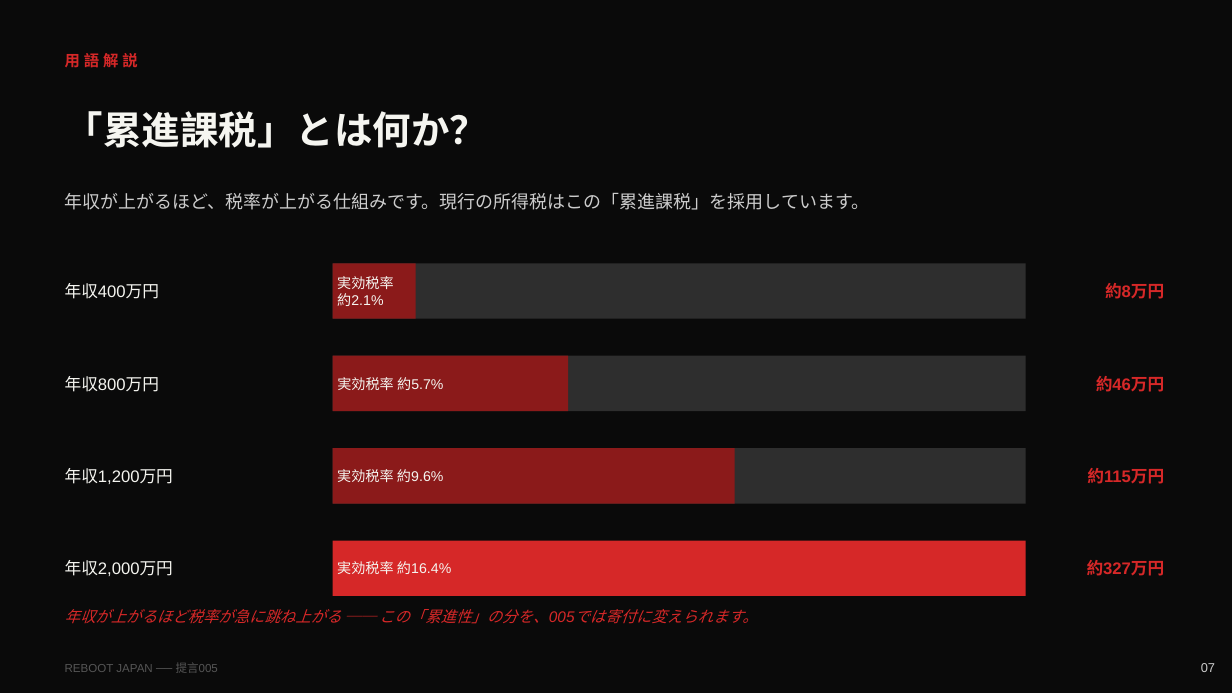
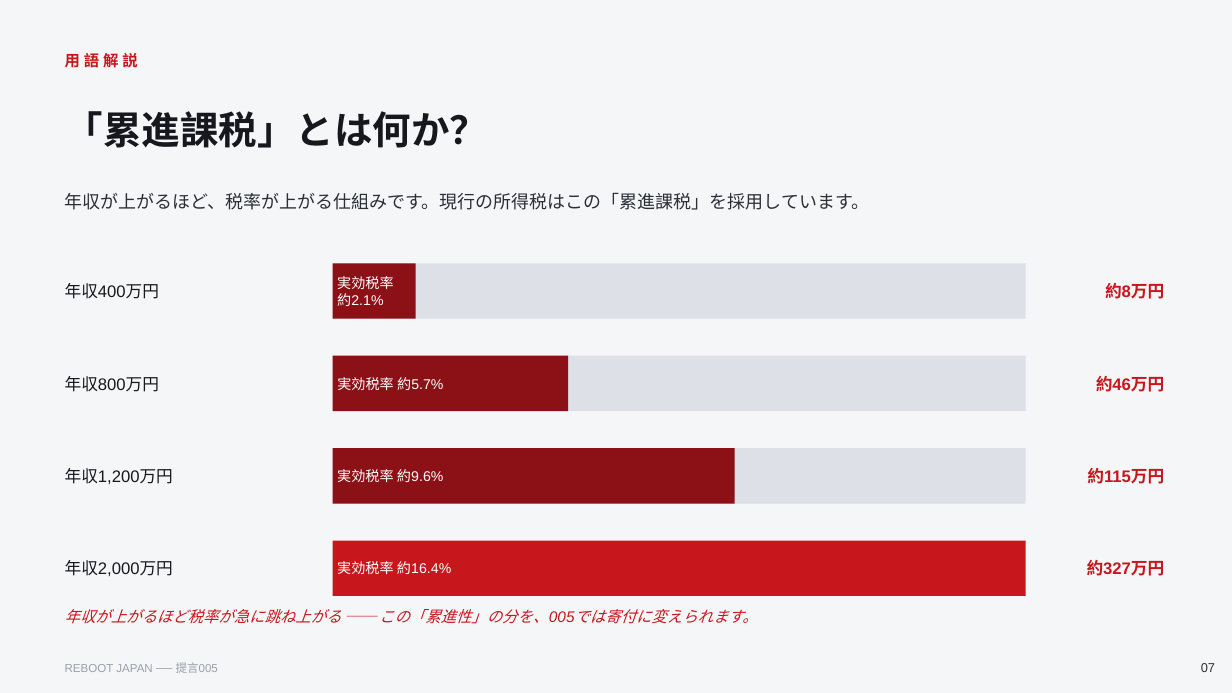
Before and after one commit to penny-wise-rgb/reboot-japan, a slide deck: slide 7 of policy/proposal_005.pptx. Drawn at 1232x693 pixels with LibreOffice and Linux fonts; fonts in the diff are those of the drawing. Boxes give left, top, right and bottom in pixels: in the first picture for what was removed or moved away, otherwise in the second. Text is boxed around its words. In the diff, an @@ line names an element or a change of style, - is before the commit and + after.

```diff
--- a/policy/proposal_005.pptx
+++ b/policy/proposal_005.pptx
@@ background #0A0A0A to #F5F6F8 @@
@@ text "年収が上がるほど、税率が上がる仕組みです。現行の所得税はこの「累進課税」を採用しています。" at [65,192,870,210]: text colour #CCCCCC to #2B2F36 @@
@@ fill #2E2E2E to #DDE0E6 in 3 elements at [333,263,1026,319], [333,356,1026,411], [333,448,1026,504] @@
@@ fill #8B1A1A to #8B1116 in 3 elements at [333,263,416,319], [333,356,568,411], [333,448,735,504] @@
@@ text colour #F5F5F0 to #16181D in 5 elements at [65,111,488,148], [65,283,159,299], [65,376,159,392], [65,468,173,484], [65,560,173,576] @@
@@ rectangle at [333,541,1026,596]: fill #D62828 to #C8161D @@
@@ text colour #F5F5F0 to #FFFFFF in 4 elements at [337,276,394,306], [337,377,443,390], [337,469,443,482], [337,561,451,574] @@
@@ text colour #D62828 to #C8161D in 6 elements at [65,53,138,68], [1105,283,1164,299], [1096,376,1164,392], [1087,468,1164,484], [1087,560,1165,576], [65,609,758,624] @@
@@ text "REBOOT JAPAN ── 提言005" at [65,662,218,673]: text colour #555555 to #9AA0AA @@
@@ text "07" at [1201,663,1215,672]: text colour #CCCCCC to #2B2F36 @@
```
Also in this commit, not shown: 21 other slides changed, 12 other files.
